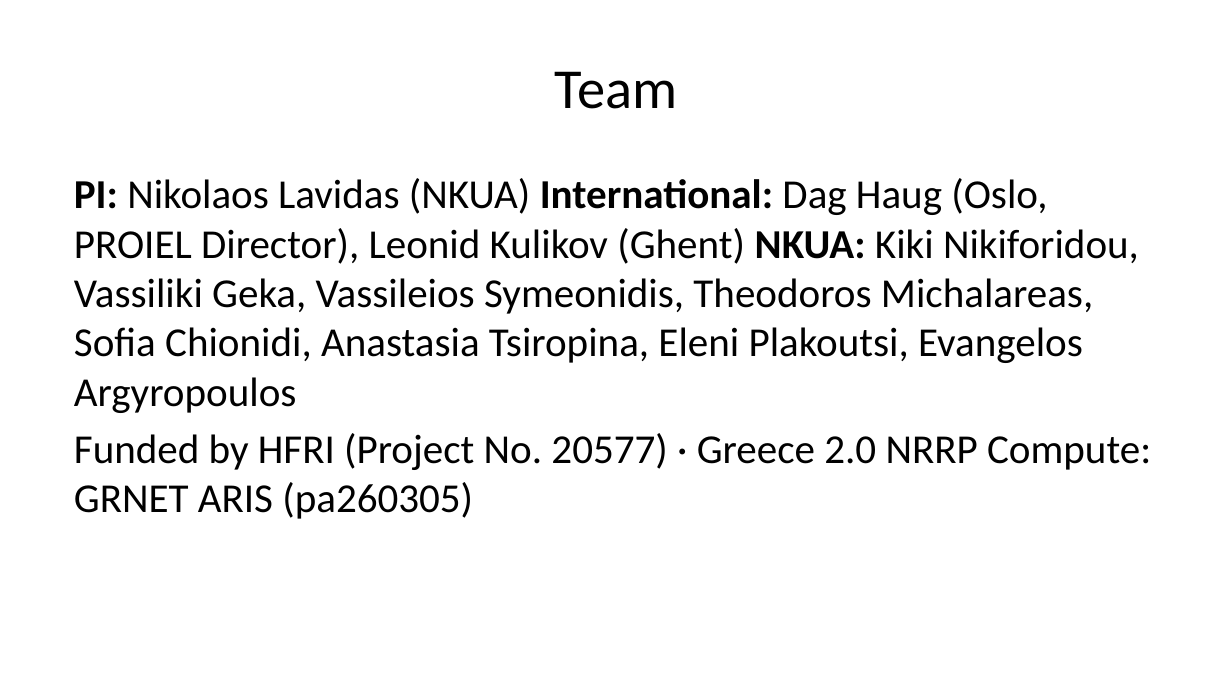
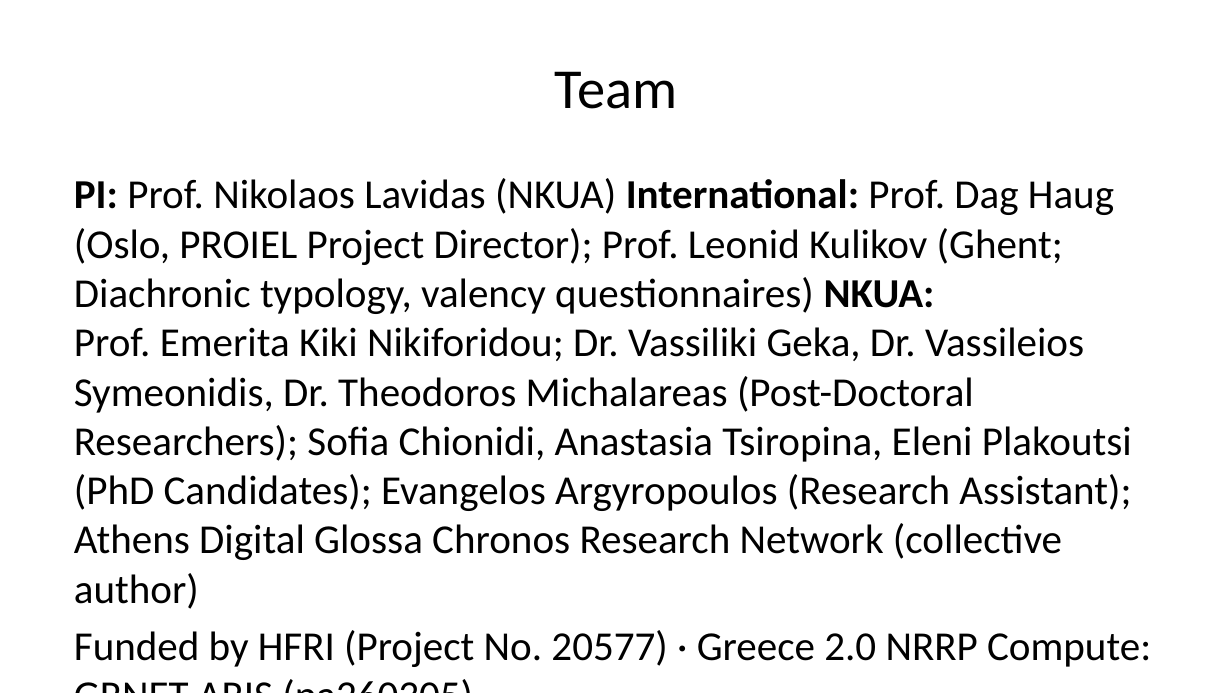
Before and after one commit to AthDGC/AthDGC.github.io, a slide deck: slide 9 of slides/cidl_2026.pptx. Drawn at 1232x693 pixels with LibreOffice and Linux fonts; fonts in the diff are those of the drawing. Boxes give left, top, right and bottom in pixels: in the first picture for what was removed or moved away, otherwise in the second. Text is boxed around its words. In the diff, an @@ line names an element or a change of style, - is before the commit and + after.

```diff
--- a/slides/cidl_2026.pptx
+++ b/slides/cidl_2026.pptx
@@ text at bbox=[74, 178, 1132, 609]: text changed @@
-PI: Nikolaos Lavidas (NKUA) International: Dag Haug (Oslo, PROIEL Director), Leonid Kulikov (Ghent) NKUA: Kiki Nikiforidou, Vassiliki Geka, Vassileios Symeonidis, Theodoros Michalareas, Sofia Chionidi, Anastasia Tsiropina, Eleni Plakoutsi, Evangelos Argyropoulos
+PI: Prof. Nikolaos Lavidas (NKUA) International: Prof. Dag Haug (Oslo, PROIEL Project Director); Prof. Leonid Kulikov (Ghent; Diachronic typology, valency questionnaires) NKUA: Prof. Emerita Kiki Nikiforidou; Dr. Vassiliki Geka, Dr. Vassileios Symeonidis, Dr. Theodoros Michalareas (Post-Doctoral Researchers); Sofia Chionidi, Anastasia Tsiropina, Eleni Plakoutsi (PhD Candidates); Evangelos Argyropoulos (Research Assistant); Athens Digital Glossa Chronos Research Network (collective author)
```
Also in this commit, not shown: 1 other slide changed, 20 other files.
